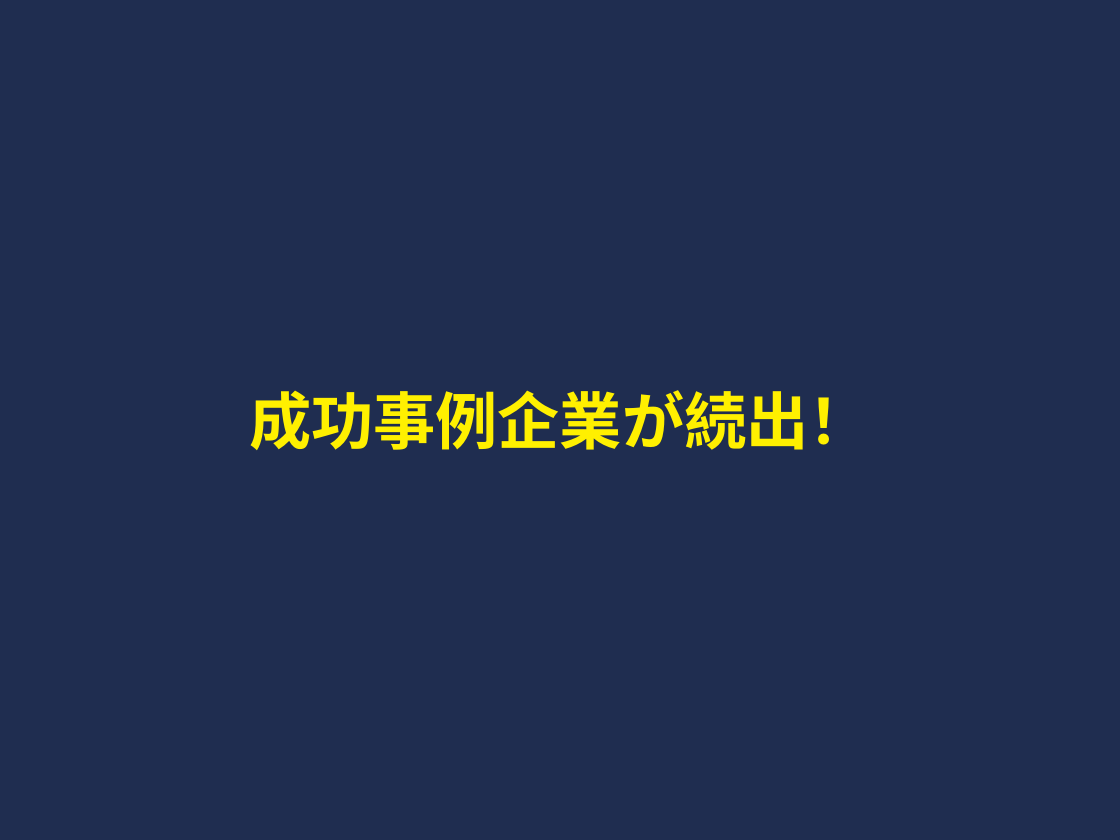
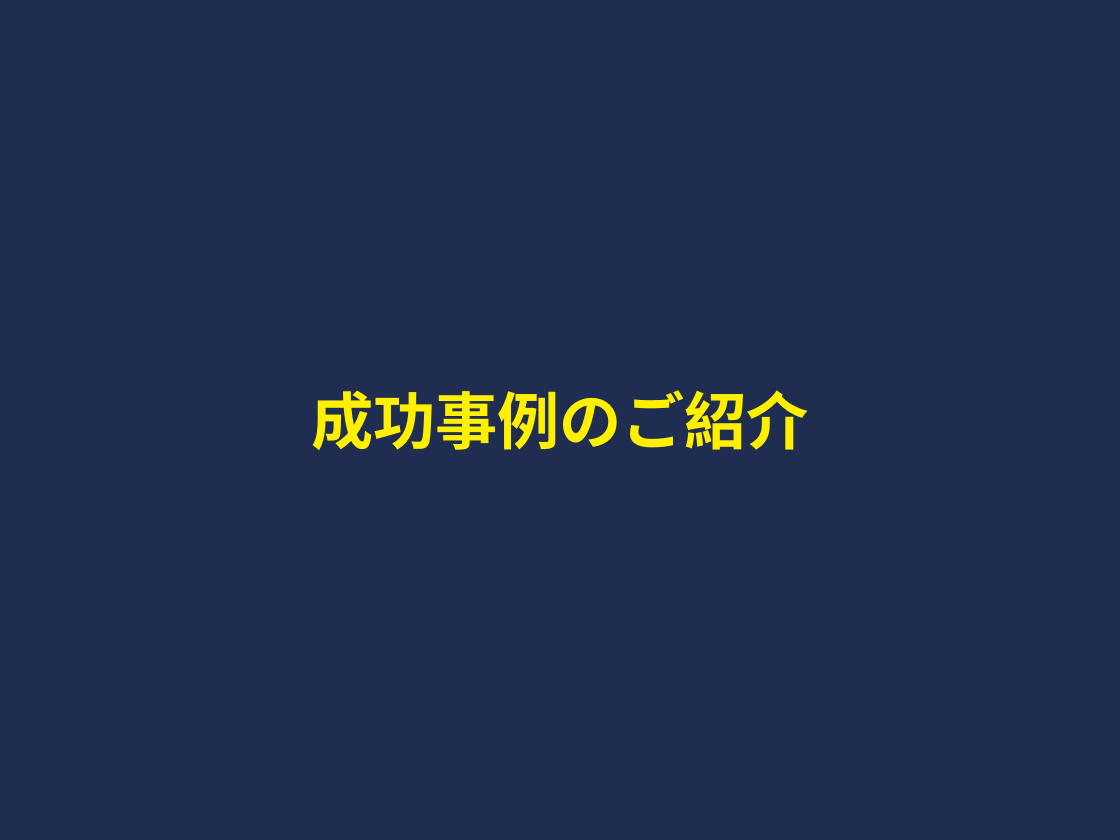
Before and after one commit to soshiro-iki-sys/-, a slide deck: slide 59 of proposals/遺品整理事業_企画書.pptx. Drawn at 1120x840 pixels with LibreOffice and Linux fonts; fonts in the diff are those of the drawing. Boxes give left, top, right and bottom in pixels: in the first picture for what was removed or moved away, otherwise in the second. Text is boxed around its words. In the diff, an @@ line names an element or a change of style, - is before the commit and + after.

```diff
--- a/proposals/遺品整理事業_企画書.pptx
+++ b/proposals/遺品整理事業_企画書.pptx
@@ title at bbox=[311, 390, 808, 450]: text changed @@
-成功事例企業が続出！
+成功事例のご紹介
```
Also in this commit, not shown: 12 other slides changed, 11 other files.
